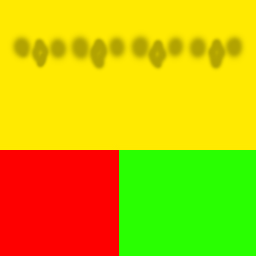
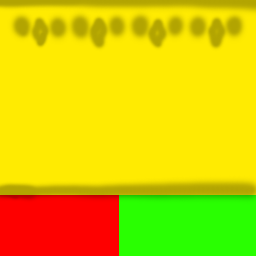
Layered file, before and after one edit (w=256, h=256). Changes by layer:
painted on "Ambient" over [0, 0, 256, 203]
painted on "Colors" over [0, 0, 256, 195]
